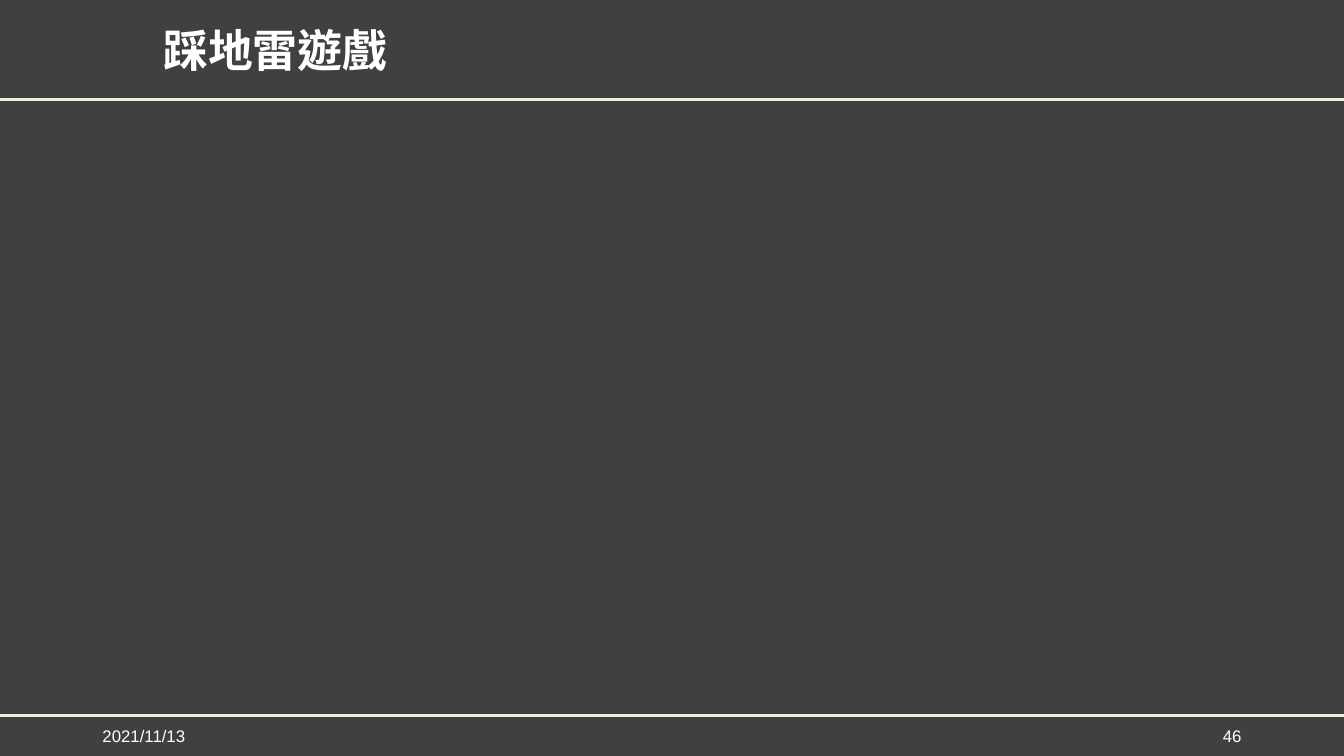
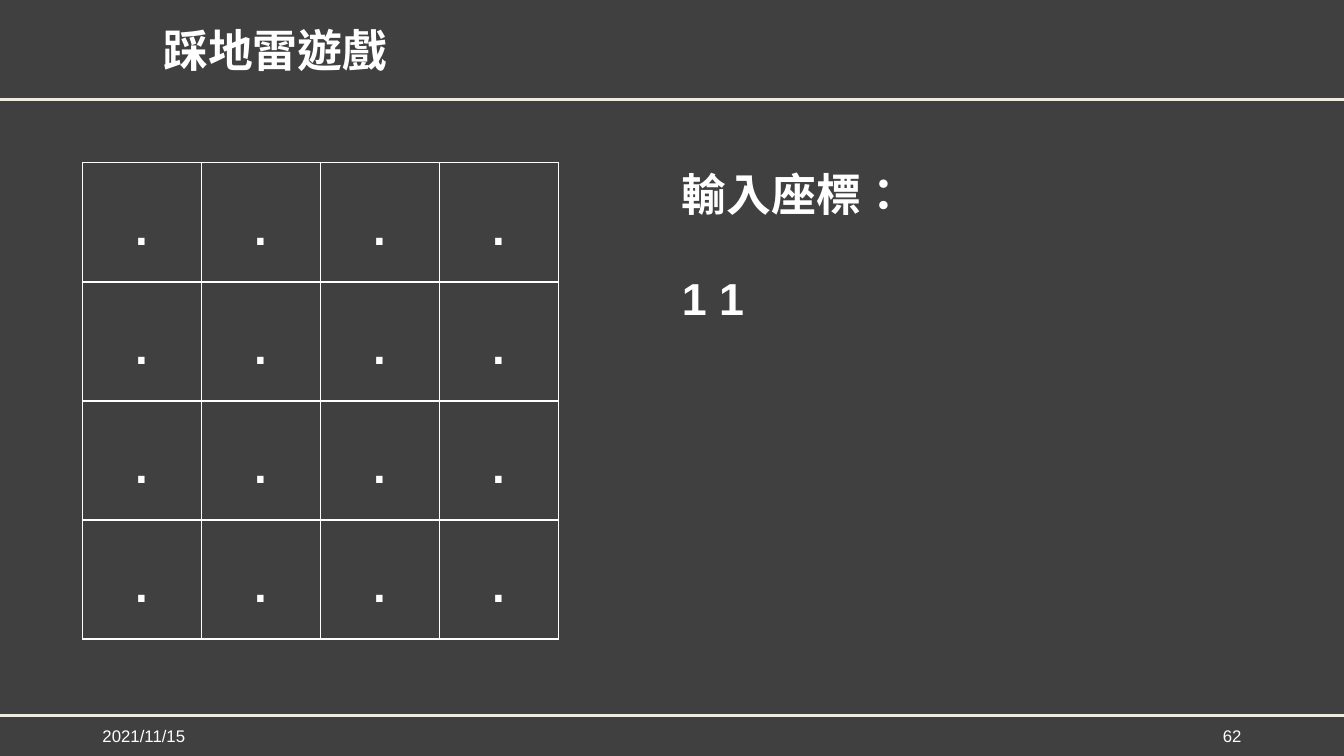
Before and after one commit to YuCheng21/nkust-genetic-algorithm, a slide deck: slide 62 of mid_project/GA_Mid_Report.pptx (slide 46 before the commit). Drawn at 1344x756 pixels with LibreOffice and Linux fonts; fonts in the diff are those of the drawing; background and template pictures are left out. Boxes give left, top, right and bottom in pixels: in the first picture for what was removed or moved away, otherwise in the second. Text is boxed around its words. In the diff, an @@ line names an element or a change of style, - is before the commit and + after.

```diff
--- a/mid_project/GA_Mid_Report.pptx
+++ b/mid_project/GA_Mid_Report.pptx
@@ table added at (83,163,559,639), 4 rows, 4 columns @@
+. | . | . | .
+. | . | . | .
+. | . | . | .
+. | . | . | .
@@ text added at (682,172,906,215), 32 pt, text #FFFFFF, bold @@
+輸入座標：
@@ text added at (682,284,744,315), 32 pt, text #FFFFFF, bold @@
+1 1
@@ text at (102,730,185,742): text changed @@
-2021/11/13
+2021/11/15
@@ page number at (1223,730,1242,742): text changed @@
-46
+62
```
Also in this commit, not shown: 54 other slides changed, 20 slides added, 1 other file.
